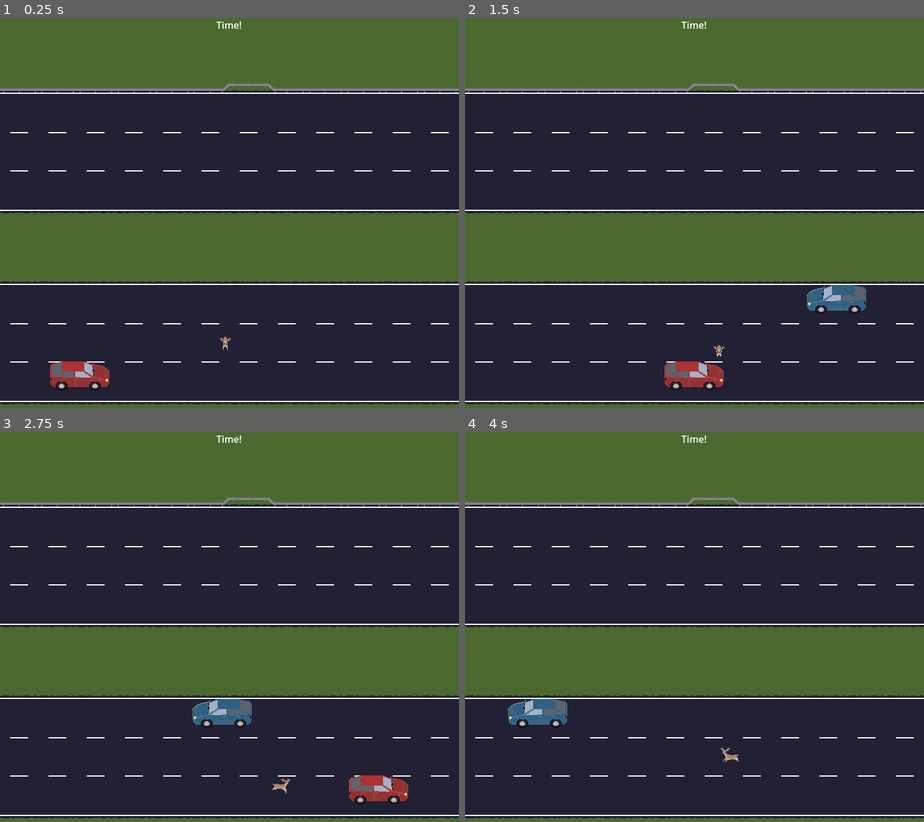
Above: before the commit, frames 1-4 (two rows, left to right).
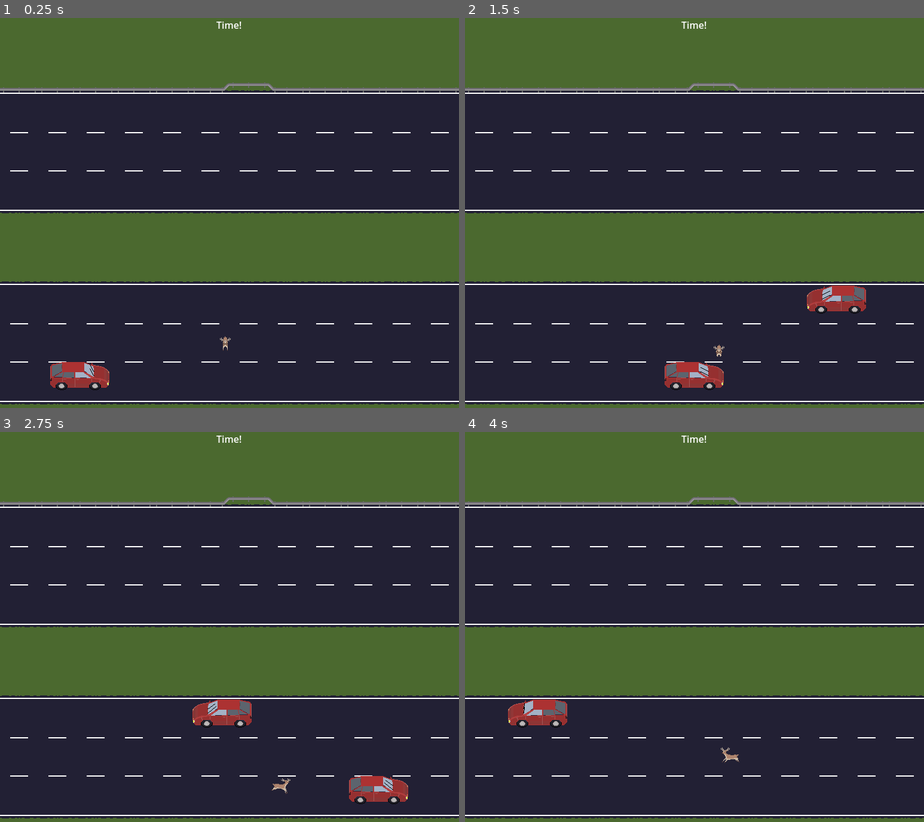
Above: after the commit, the same moments.

Repository: Pedro-T/deer-in-the-headlights
Game: Godot game, scene res://Main.tscn
The game is run twice, just before and just after one commit, with the same random seed, the same clock (stepped at 60 frames per second) and the same inputs.
Inputs:
- Up to frame 1 (0.25 s): no input
- Up to frame 2 (1.5 s): hold D (move_right) 0.53-1.28 s; hold S (move_down) from 1.28 s (still down)
- Up to frame 3 (2.75 s): release S (move_down) at 2.03 s; hold D (move_right) from 2.03 s (still down)
- Up to frame 4 (4 s): release D (move_right) at 2.78 s; hold W (move_up) 2.78-3.53 s; hold A (move_left) from 3.53 s (still down)

The runs differ from the first frame. In frame 1, 0.1% of the frame differs, in the area x 10-24%, y 88-96%; in frame 2, 0.7%; in frame 3, 0.7%, in the area x 41-89%, y 68-96%; in frame 4, 0.6%.

Commit message:
Change vehicle to use animated sprite, add three hatchback variants

Diff:
--- a/deer-in-the-headlights/Main.tscn
+++ b/deer-in-the-headlights/Main.tscn
@@ -1,12 +1,11 @@
-[gd_scene load_steps=10 format=4 uid="uid://bp61fiomhwsy8"]
+[gd_scene load_steps=9 format=4 uid="uid://bp61fiomhwsy8"]
 
 [ext_resource type="TileSet" uid="uid://c4yumyregri21" path="res://stage/tiles/stage_tiles.tres" id="1_glv2v"]
 [ext_resource type="Script" uid="uid://b8mu1jcyysejf" path="res://main.gd" id="1_uu6xs"]
 [ext_resource type="PackedScene" uid="uid://dpkybo5lwe4s1" path="res://stage/No Go Area.tscn" id="3_cm0pq"]
 [ext_resource type="PackedScene" uid="uid://d1po75xlbba11" path="res://player/Player.tscn" id="3_r0du0"]
 [ext_resource type="PackedScene" uid="uid://6plrihs40fr2" path="res://vehicle/Vehicle.tscn" id="4_fos0i"]
-[ext_resource type="Texture2D" uid="uid://csxiaw8dyfdyu" path="res://vehicle/sprites/car_hatch_red.png" id="5_lgr22"]
-[ext_resource type="Texture2D" uid="uid://dpxw8a6136ljh" path="res://vehicle/sprites/car_hatch_blue.png" id="6_trn2v"]
+[ext_resource type="SpriteFrames" uid="uid://cq8ciqxel8e18" path="res://vehicle/animations/car_hatch_red.tres" id="5_3dxm6"]
 
 [sub_resource type="RectangleShape2D" id="RectangleShape2D_cm0pq"]
 resource_local_to_scene = true
@@ -53,11 +52,11 @@
 
 [node name="Vehicle" parent="Stage/VehicleContainer" instance=ExtResource("4_fos0i")]
 position = Vector2(80, 596)
-sprite_file = ExtResource("5_lgr22")
+sprite_frames = ExtResource("5_3dxm6")
 
 [node name="Vehicle2" parent="Stage/VehicleContainer" instance=ExtResource("4_fos0i")]
 position = Vector2(925, 468)
-sprite_file = ExtResource("6_trn2v")
+sprite_frames = ExtResource("5_3dxm6")
 move_direction = -1
 
 [node name="PlayerContainer" type="Node" parent="Stage"]
--- a/deer-in-the-headlights/vehicle/Vehicle.tscn
+++ b/deer-in-the-headlights/vehicle/Vehicle.tscn
@@ -1,7 +1,7 @@
 [gd_scene load_steps=4 format=3 uid="uid://6plrihs40fr2"]
 
 [ext_resource type="Script" uid="uid://cpo0r8dk0s8g4" path="res://vehicle/vehicle.gd" id="1_gh616"]
-[ext_resource type="Texture2D" uid="uid://csxiaw8dyfdyu" path="res://vehicle/sprites/car_hatch_red.png" id="2_jkabe"]
+[ext_resource type="SpriteFrames" uid="uid://cq8ciqxel8e18" path="res://vehicle/animations/car_hatch_red.tres" id="2_gh616"]
 
 [sub_resource type="RectangleShape2D" id="RectangleShape2D_w7aos"]
 
@@ -11,5 +11,6 @@
 [node name="CollisionShape2D" type="CollisionShape2D" parent="."]
 shape = SubResource("RectangleShape2D_w7aos")
 
-[node name="Sprite2D" type="Sprite2D" parent="."]
-texture = ExtResource("2_jkabe")
+[node name="AnimatedSprite2D" type="AnimatedSprite2D" parent="."]
+sprite_frames = ExtResource("2_gh616")
+animation = &"drive_wipers"
--- /dev/null
+++ b/deer-in-the-headlights/vehicle/animations/car_hatch_blue.tres
@@ -0,0 +1,53 @@
+[gd_resource type="SpriteFrames" load_steps=8 format=3 uid="uid://cun4a5m44r73t"]
+
+[ext_resource type="Texture2D" uid="uid://dpxw8a6136ljh" path="res://vehicle/sprites/car_hatch_blue.png" id="1_t26fk"]
+
+[sub_resource type="AtlasTexture" id="AtlasTexture_nchrj"]
+atlas = ExtResource("1_t26fk")
+region = Rect2(0, 0, 128, 64)
+
+[sub_resource type="AtlasTexture" id="AtlasTexture_2clkg"]
+atlas = ExtResource("1_t26fk")
+region = Rect2(128, 0, 128, 64)
+
+[sub_resource type="AtlasTexture" id="AtlasTexture_kopby"]
+atlas = ExtResource("1_t26fk")
+region = Rect2(256, 0, 128, 64)
+
+[sub_resource type="AtlasTexture" id="AtlasTexture_vid4r"]
+atlas = ExtResource("1_t26fk")
+region = Rect2(384, 0, 128, 64)
+
+[sub_resource type="AtlasTexture" id="AtlasTexture_k1nbn"]
+atlas = ExtResource("1_t26fk")
+region = Rect2(512, 0, 128, 64)
+
+[sub_resource type="AtlasTexture" id="AtlasTexture_yjuy8"]
+atlas = ExtResource("1_t26fk")
+region = Rect2(640, 0, 128, 64)
+
+[resource]
+animations = [{
+"frames": [{
+"duration": 1.0,
+"texture": SubResource("AtlasTexture_nchrj")
+}, {
+"duration": 1.0,
+"texture": SubResource("AtlasTexture_2clkg")
+}, {
+"duration": 1.0,
+"texture": SubResource("AtlasTexture_kopby")
+}, {
+"duration": 1.0,
+"texture": SubResource("AtlasTexture_vid4r")
+}, {
+"duration": 1.0,
+"texture": SubResource("AtlasTexture_k1nbn")
+}, {
+"duration": 1.0,
+"texture": SubResource("AtlasTexture_yjuy8")
+}],
+"loop": true,
+"name": &"drive_wipers",
+"speed": 6.0
+}]
--- /dev/null
+++ b/deer-in-the-headlights/vehicle/animations/car_hatch_gray.tres
@@ -0,0 +1,53 @@
+[gd_resource type="SpriteFrames" load_steps=8 format=3 uid="uid://dfb2oc5l51b4x"]
+
+[ext_resource type="Texture2D" uid="uid://dqrxjuqbigrvh" path="res://vehicle/sprites/car_hatch_gray.png" id="1_xyepj"]
+
+[sub_resource type="AtlasTexture" id="AtlasTexture_0orpb"]
+atlas = ExtResource("1_xyepj")
+region = Rect2(0, 0, 128, 64)
+
+[sub_resource type="AtlasTexture" id="AtlasTexture_s1kwk"]
+atlas = ExtResource("1_xyepj")
+region = Rect2(128, 0, 128, 64)
+
+[sub_resource type="AtlasTexture" id="AtlasTexture_knoyb"]
+atlas = ExtResource("1_xyepj")
+region = Rect2(256, 0, 128, 64)
+
+[sub_resource type="AtlasTexture" id="AtlasTexture_n77a1"]
+atlas = ExtResource("1_xyepj")
+region = Rect2(384, 0, 128, 64)
+
+[sub_resource type="AtlasTexture" id="AtlasTexture_jdoop"]
+atlas = ExtResource("1_xyepj")
+region = Rect2(512, 0, 128, 64)
+
+[sub_resource type="AtlasTexture" id="AtlasTexture_7pqh4"]
+atlas = ExtResource("1_xyepj")
+region = Rect2(640, 0, 128, 64)
+
+[resource]
+animations = [{
+"frames": [{
+"duration": 1.0,
+"texture": SubResource("AtlasTexture_0orpb")
+}, {
+"duration": 1.0,
+"texture": SubResource("AtlasTexture_s1kwk")
+}, {
+"duration": 1.0,
+"texture": SubResource("AtlasTexture_knoyb")
+}, {
+"duration": 1.0,
+"texture": SubResource("AtlasTexture_n77a1")
+}, {
+"duration": 1.0,
+"texture": SubResource("AtlasTexture_jdoop")
+}, {
+"duration": 1.0,
+"texture": SubResource("AtlasTexture_7pqh4")
+}],
+"loop": true,
+"name": &"drive_wipers",
+"speed": 6.0
+}]
--- /dev/null
+++ b/deer-in-the-headlights/vehicle/animations/car_hatch_red.tres
@@ -0,0 +1,53 @@
+[gd_resource type="SpriteFrames" load_steps=8 format=3 uid="uid://cq8ciqxel8e18"]
+
+[ext_resource type="Texture2D" uid="uid://csxiaw8dyfdyu" path="res://vehicle/sprites/car_hatch_red.png" id="1_yfm2x"]
+
+[sub_resource type="AtlasTexture" id="AtlasTexture_8i5kb"]
+atlas = ExtResource("1_yfm2x")
+region = Rect2(0, 0, 128, 64)
+
+[sub_resource type="AtlasTexture" id="AtlasTexture_mu4by"]
+atlas = ExtResource("1_yfm2x")
+region = Rect2(128, 0, 128, 64)
+
+[sub_resource type="AtlasTexture" id="AtlasTexture_j8vod"]
+atlas = ExtResource("1_yfm2x")
+region = Rect2(256, 0, 128, 64)
+
+[sub_resource type="AtlasTexture" id="AtlasTexture_bf8x0"]
+atlas = ExtResource("1_yfm2x")
+region = Rect2(384, 0, 128, 64)
+
+[sub_resource type="AtlasTexture" id="AtlasTexture_ye7ff"]
+atlas = ExtResource("1_yfm2x")
+region = Rect2(512, 0, 128, 64)
+
+[sub_resource type="AtlasTexture" id="AtlasTexture_c7j36"]
+atlas = ExtResource("1_yfm2x")
+region = Rect2(640, 0, 128, 64)
+
+[resource]
+animations = [{
+"frames": [{
+"duration": 1.0,
+"texture": SubResource("AtlasTexture_8i5kb")
+}, {
+"duration": 1.0,
+"texture": SubResource("AtlasTexture_mu4by")
+}, {
+"duration": 1.0,
+"texture": SubResource("AtlasTexture_j8vod")
+}, {
+"duration": 1.0,
+"texture": SubResource("AtlasTexture_bf8x0")
+}, {
+"duration": 1.0,
+"texture": SubResource("AtlasTexture_ye7ff")
+}, {
+"duration": 1.0,
+"texture": SubResource("AtlasTexture_c7j36")
+}],
+"loop": true,
+"name": &"drive_wipers",
+"speed": 6.0
+}]
--- a/deer-in-the-headlights/vehicle/vehicle.gd
+++ b/deer-in-the-headlights/vehicle/vehicle.gd
@@ -1,17 +1,19 @@
 class_name Vehicle extends Area2D
 
-@export var sprite_file: CompressedTexture2D
+@export var sprite_frames: SpriteFrames
 
-@onready var sprite: Sprite2D = $Sprite2D
+@onready var sprite: AnimatedSprite2D = $AnimatedSprite2D
 @onready var collision_shape: CollisionShape2D = $CollisionShape2D
 
 @export var speed: float = 200.00 # pixels per second
 @export var move_direction: int = 1 # 1 for right, 0 for left
 
 func _ready() -> void:
+	var used_animation: String = "drive_wipers"
 	if sprite:
-		sprite.texture = sprite_file
-		collision_shape.shape.size = sprite.texture.get_size()
+		sprite.sprite_frames = sprite_frames
+		collision_shape.shape.size = sprite.sprite_frames.get_frame_texture(used_animation, 0).get_size()
+	sprite.play(used_animation)
 	sprite.flip_h = move_direction == 1
 
 func _process(delta: float) -> void:
Binary file changed: deer-in-the-headlights/vehicle/sprites/car_hatch_blue.png
Binary file added: deer-in-the-headlights/vehicle/sprites/car_hatch_gray.png
Binary file changed: deer-in-the-headlights/vehicle/sprites/car_hatch_red.png
